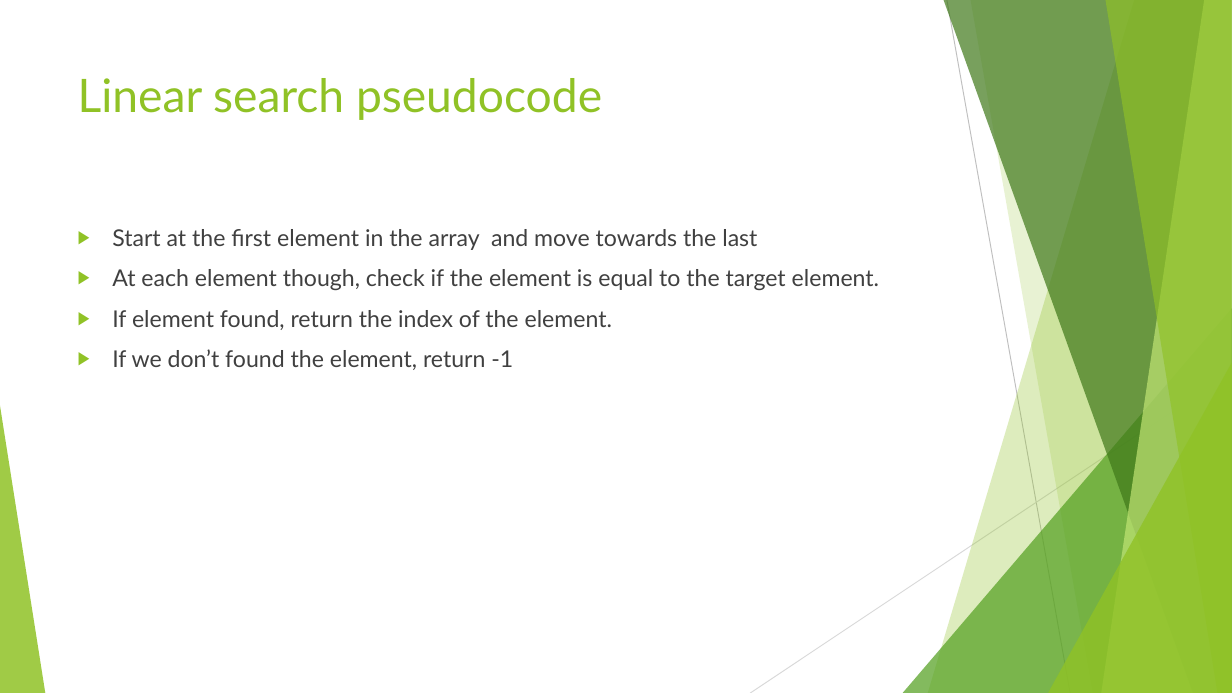
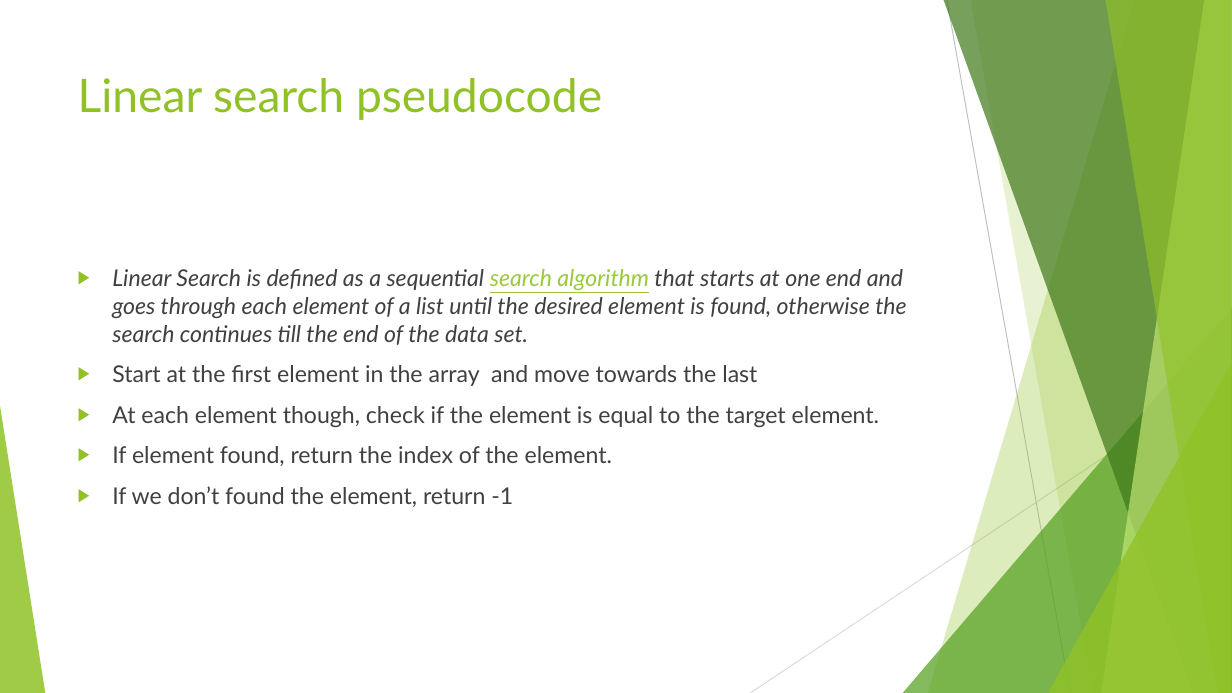
Before and after one commit to divyaparyani67/DSA, a slide deck: slide 2 of Search Algorithm.pptx (slide 3 before the commit). Drawn at 1232x693 pixels with LibreOffice and Linux fonts; fonts in the diff are those of the drawing. Boxes give left, top, right and bottom in pixels: in the first picture for what was removed or moved away, otherwise in the second. Text is boxed around its words. In the diff, an @@ line names an element or a change of style, - is before the commit and + after.

```diff
--- a/Search Algorithm.pptx
+++ b/Search Algorithm.pptx
@@ text at <box>112,269,906,345</box>: paragraph added @@
+▶ Linear Search is defined as a sequential search algorithm that starts at one end and goes through each element of a list until the desired element is found, otherwise the search continues till the end of the data set.
```
Also in this commit, not shown: 2 slides added, 1 other file.
